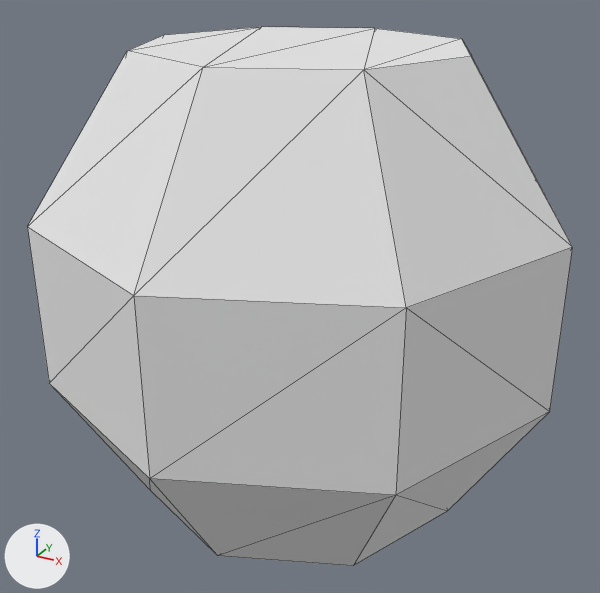
Two versions of the OBJ model DynamicLab/Assets/Nature Kit/Models/OBJ format/rock_smallH.obj, one commit apart.
Camera for both pictures: a 50 mm lens placed at (0.335, -0.615, 0.491), pointed at (0.001, -0.007, 0.188). The lights are fixed; the arrows at lower left show +X, +Y and +Z. The picture after the commit comes second. Mesh edges are drawn as thin lines. Where no turn or scale is listed for an object, it has been applied to the vertices.

Objects in the first picture: 'rock_smallH'.
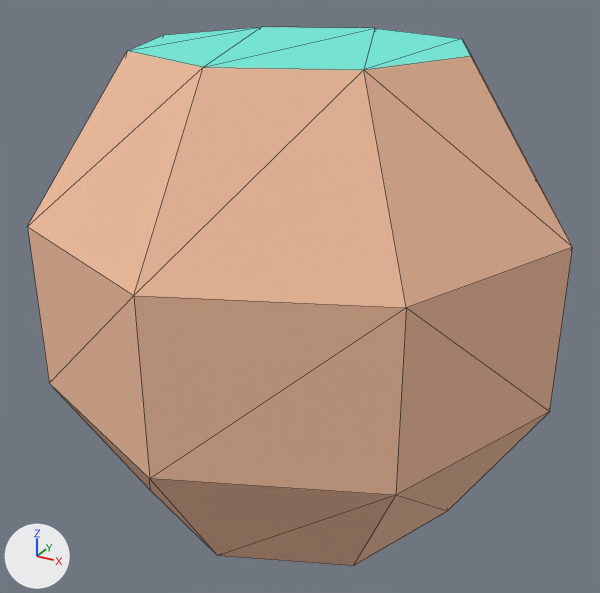
Location of each change, (x1, y1, x2, y2) in pixels of the pictures (600 x 593 px):
'rock_smallH', recoloured (white to beige)
    both: (28, 27, 573, 566)

Patch to the scene script:
```diff
--- a/DynamicLab/Assets/Nature Kit/Models/OBJ format/rock_smallH.obj.py
+++ b/DynamicLab/Assets/Nature Kit/Models/OBJ format/rock_smallH.obj.py
@@ mat_dirt @@
 mat_dirt = principled_material('dirt')
-mat_dirt.base_color = (0.8, 0.8, 0.8)  # white #e7e7e7
+mat_dirt.base_color = (0.886, 0.514, 0.341)  # beige #f2be9e
 mat_dirt.roughness = 1.0
@@ mat_grass @@
 mat_grass = principled_material('grass')
-mat_grass.base_color = (0.8, 0.8, 0.8)  # white #e7e7e7
+mat_grass.base_color = (0.173, 0.847, 0.722)  # cyan #73eddd
 mat_grass.roughness = 1.0
```
